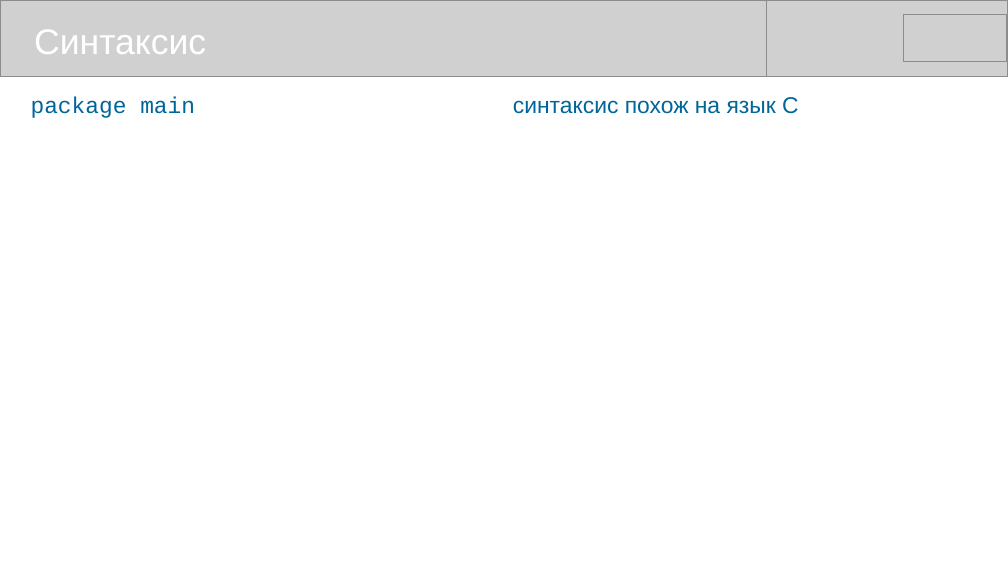
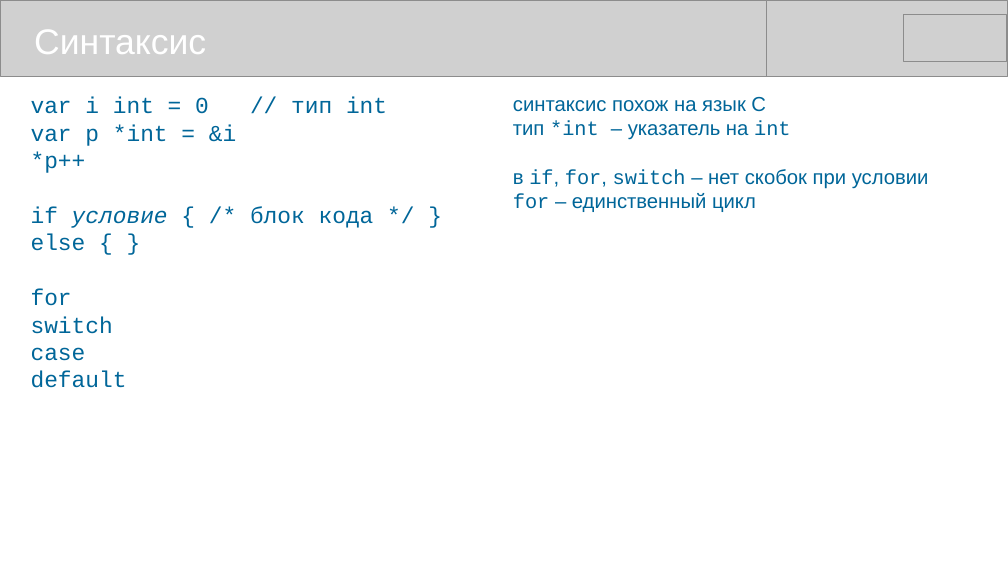
Before and after one commit to mike-shock/Go_language, a slide deck: slide 9 of Go_Intro.odp. Drawn at 1008x567 pixels with LibreOffice and Linux fonts; fonts in the diff are those of the drawing; grey boxes stand for pictures. Boxes give left, top, right and bottom in pixels: in the first picture for what was removed or moved away, otherwise in the second. Text is boxed around its words. In the diff, an @@ line names an element or a change of style, - is before the commit and + after.

```diff
--- a/Go_Intro.odp
+++ b/Go_Intro.odp
@@ text at (31,97,387,388): text changed @@
-package main
+var i int = 0 // тип int
+var p *int = &i
+*p++
+if условие { /* блок кода */ }
+else { }
+for
+switch
+case
+default
@@ text at (513,97,766,112): size 18 to 16 pt in "синтаксис похож на язык C" @@
@@ text at (513,121,929,212): paragraphs added @@
+тип *int – указатель на int
+в if, for, switch – нет скобок при условии
+for – единственный цикл
```
Also in this commit, not shown: 3 other slides changed, 1 slide added, 1 slide removed.
